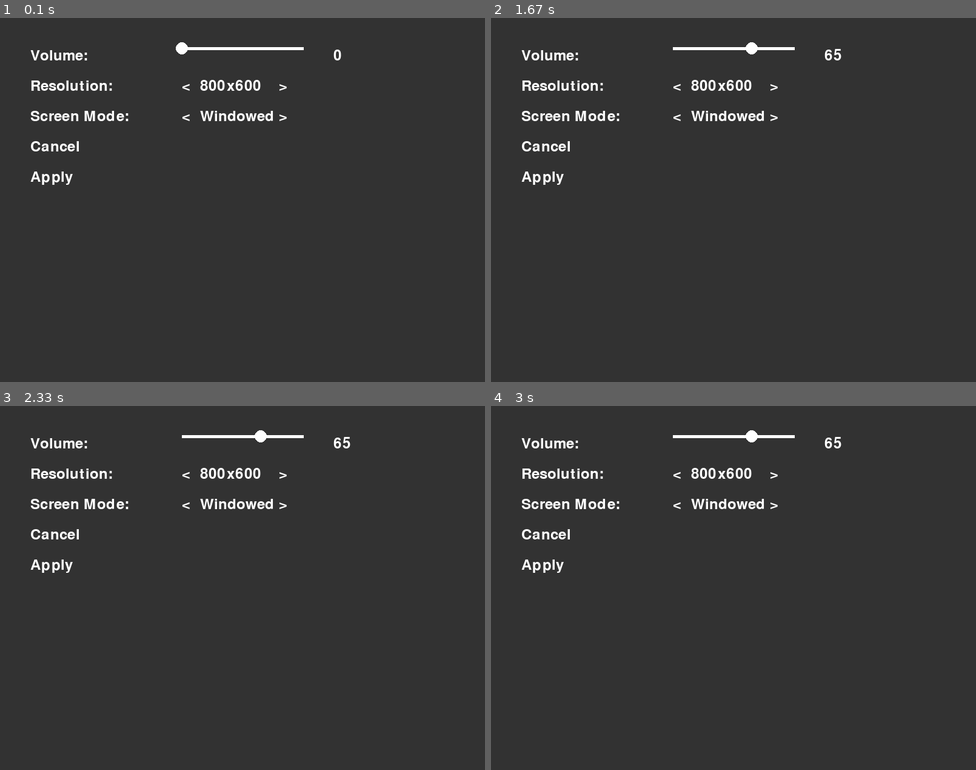
Above: before the commit, frames 1-4 (two rows, left to right).
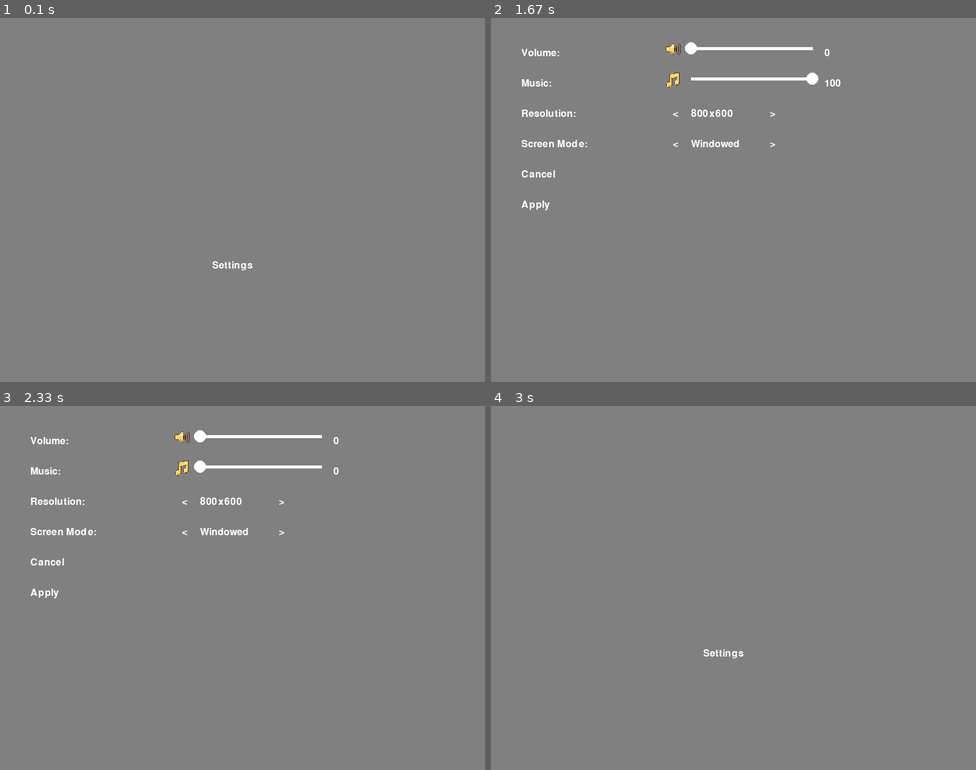
Above: after the commit, the same moments.

Repository: Kikii95/JV-Mini_Studio
Game: pygame game, started from Test_PyGame/Parametre.py
Two runs of this game, one before a commit and one after it. Both use one fixed random seed, a clock stepped at 60 frames per second and the inputs below.
Inputs (mouse positions are in pixels of both pictures, inside the frame that each line leads up to):
- Up to frame 1 (0.1 s): no input
- Up to frame 2 (1.67 s): press the mouse at (752, 47) at 0.37 s; move the mouse to (665, 167) at 0.47 s; release the mouse at (583, 287) at 0.6 s; press the mouse at (752, 79) at 1.2 s; move the mouse to (835, 207) at 1.3 s; release the mouse at (917, 338) at 1.43 s; click (723, 265) at 1.55 s, where only the run after the commit has a clickable "Settings"
- Up to frame 3 (2.33 s): press the mouse at (261, 467) at 2.03 s; move the mouse to (160, 522) at 2.13 s; release the mouse at (63, 577) at 2.27 s
- Up to frame 4 (3 s): click (617, 591) at 2.38 s; press the mouse at (583, 566) at 2.7 s; move the mouse to (646, 507) at 2.8 s; release the mouse at (714, 453) at 2.93 s

The runs differ from the first frame. In frame 1, 100% of the frame differs, in the area x 0-100%, y 0-100%; in frame 2, 100%; in frame 3, 100%; in frame 4, 100%.

Commit message:
Add files via upload

Diff:
--- a/Test_PyGame/Parametre.py
+++ b/Test_PyGame/Parametre.py
@@ -1,36 +1,84 @@
 import pygame, sys
+
 class Slider:
-    def __init__(self, min_val, max_val, x, y, width):
+    def __init__(self, min_val, max_val, x, y, width, image):
         self.min = min_val
         self.max = max_val
         self.value = min_val
         self.pos = (x, y)
         self.width = width
-        self.slider_pos = x  # Initial position of the slider
+        self.slider_pos = x
+        self.dragging = False
+        self.image = pygame.image.load(image)
+        self.image = pygame.transform.scale(self.image, (40, 40))
+
+    def start_drag(self, x, y):
+        if self.pos[0] <= x <= self.pos[0] + self.width and self.pos[1] - 20 <= y <= self.pos[1] + 20:
+            self.dragging = True
+
+    def stop_drag(self):
+        self.dragging = False
 
     def draw(self, screen):
+        screen.blit(self.image, (self.pos[0] - 50, self.pos[1] - 20))
         pygame.draw.line(screen, WHITE, self.pos, (self.pos[0] + self.width, self.pos[1]), 5)
         pygame.draw.circle(screen, WHITE, (self.slider_pos, self.pos[1]), 10)
 
     def move(self, x):
-        self.slider_pos = max(self.pos[0], min(x, self.pos[0] + self.width))
-        self.value = self.min + (self.max - self.min) * ((self.slider_pos - self.pos[0]) / self.width)
+        if self.dragging:
+            self.slider_pos = max(self.pos[0], min(x, self.pos[0] + self.width))
+            self.value = self.min + (self.max - self.min) * ((self.slider_pos - self.pos[0]) / self.width)
+
+class Button:
+    def __init__(self, text, x, y):
+        self.text = text
+        self.pos = (x, y)
+
+    def draw(self, screen):
+        draw_text(self.text, *self.pos)
+
+    def is_clicked(self, pos):
+        x, y = pos
+        text_width, text_height = FONT.size(self.text)
+        return self.pos[0] <= x <= self.pos[0] + text_width and self.pos[1] - text_height / 2 <= y <= self.pos[1] + text_height / 2
+
+class Dropdown:
+    def __init__(self, options, x, y):
+        self.options = options
+        self.current_option = options[0]
+        self.pos = (x, y)
+
+    def draw(self, screen):
+        draw_text(self.current_option, *self.pos)
+
+    def is_clicked(self, pos):
+        x, y = pos
+        text_width, text_height = FONT.size(self.current_option)
+        return self.pos[0] <= x <= self.pos[0] + text_width and self.pos[1] <= y <= self.pos[1] + text_height
+
+    def next_option(self):
+        current_index = self.options.index(self.current_option)
+        self.current_option = self.options[(current_index + 1) % len(self.options)]
 
 pygame.init()
 
-volume_slider = Slider(0, 100, 300, 50, 200)  # Create a slider from 0 to 100 at position (300, 50) with width 200
-WIDTH, HEIGHT = 800, 600
-FONT = pygame.font.Font(None, 36)
-WHITE = (255, 255, 255)
-GRAY = (50, 50, 50)
-
-screen = pygame.display.set_mode((WIDTH, HEIGHT))
+screen = pygame.display.set_mode((800, 600))
 
 settings = {
-    "volume": 50,
-    "resolution": (800, 600),
-    "screen_mode": "Windowed"
+    'volume': 50,
+    'resolution': (800, 600),
+    'screen_mode': 'Windowed',
+    'language': 'English'
 }
+
+volume_slider = Slider(0, 100, 330, 50, 200, 'Sound.png')
+music_slider = Slider(0, 100, 330, 100, 200, 'Music.png')
+language_dropdown = Dropdown(['English', 'Français'], 300, 300)
+cancel_button = Button('Cancel', 350, 250)
+apply_button = Button('Apply', 450, 300)
+FONT = pygame.font.Font(None, 24)
+WHITE = (255, 255, 255)
+GRAY = (128, 128, 128)
 
 def draw_text(text, x, y):
     img = FONT.render(text, True, WHITE)
@@ -39,39 +87,48 @@
 def draw_settings():
     screen.fill(GRAY)
     draw_text("Volume:", 50, 50)
-    draw_text(str(int(volume_slider.value)), 550, 50)  # Display the volume value
-    volume_slider.draw(screen)  # Draw the slider
-    draw_text("Resolution:", 50, 100)
-    draw_text("Screen Mode:", 50, 150)
-    draw_text("Cancel", 50, 200)
-    draw_text("Apply", 50, 250)
-    draw_text("<", 300, 100)
-    draw_text(f"{settings['resolution'][0]}x{settings['resolution'][1]}", 330, 100)
-    draw_text(">", 460, 100)
+    draw_text(str(int(volume_slider.value)), 550, 50)
+    volume_slider.draw(screen)
+
+    draw_text("Music:", 50, 100)
+    draw_text(str(int(music_slider.value)), 550, 100)
+    music_slider.draw(screen)
+
+    draw_text("Resolution:", 50, 150)
+    draw_text("Screen Mode:", 50, 200)
+    draw_text("Cancel", 50, 250)
+    draw_text("Apply", 50, 300)
+
     draw_text("<", 300, 150)
-    draw_text(settings['screen_mode'], 330, 150)
+    draw_text(f"{settings['resolution'][0]}x{settings['resolution'][1]}", 330, 150)
     draw_text(">", 460, 150)
+    draw_text("<", 300, 200)
+    draw_text(settings['screen_mode'], 330, 200)
+    draw_text(">", 460, 200)
 
 def handle_click(pos):
     x, y = pos
+    global settings_open
     if 50 <= x <= 250:
-        if 200 <= y <= 235:
-            pygame.quit()
-            sys.exit()
-        elif 250 <= y <= 285:
+        if 250 <= y <= 285:
+            settings_open = False
+        elif 300 <= y <= 335:
             apply_settings()
     elif 300 <= x <= 325:
-        if 100 <= y <= 135:
+        if 150 <= y <= 185:
             settings['resolution'] = (800, 600) if settings['resolution'] == (1024, 768) else (1024, 768)
-        elif 150 <= y <= 185:
+        elif 200 <= y <= 235:
             settings['screen_mode'] = "Fullscreen" if settings['screen_mode'] == "Windowed" else "Windowed"
     elif 460 <= x <= 485:
-        if 100 <= y <= 135:
+        if 150 <= y <= 185:
             settings['resolution'] = (1024, 768) if settings['resolution'] == (800, 600) else (800, 600)
-        elif 150 <= y <= 185:
+        elif 200 <= y <= 235:
             settings['screen_mode'] = "Windowed" if settings['screen_mode'] == "Fullscreen" else "Fullscreen"
-    if 300 <= x <= 500 and 45 <= y <= 55:  # Check if click is within the slider
-        volume_slider.move(x)  # Move the slider to the click position
+    if 300 <= x <= 500 and 45 <= y <= 55:
+        volume_slider.move(x)
+    if 300 <= x <= 500 and 95 <= y <= 105:
+        music_slider.move(x)
+
 def apply_settings():
     global screen
     if settings['screen_mode'] == "Fullscreen":
@@ -79,20 +136,47 @@
     else:
         screen = pygame.display.set_mode(settings['resolution'])
 
-# Game loop
 running = True
+
+settings_button = Button('Settings', 350, 400)
+settings_open = False
+
 while running:
     for event in pygame.event.get():
         if event.type == pygame.QUIT:
             running = False
         elif event.type == pygame.MOUSEBUTTONDOWN:
-            handle_click(pygame.mouse.get_pos())
-        elif event.type == pygame.MOUSEMOTION:  # Handle slider movement when mouse is dragged
-            if pygame.mouse.get_pressed()[0]:  # If left mouse button is pressed
-                handle_click(pygame.mouse.get_pos())
+            pos = pygame.mouse.get_pos()
+            volume_slider.start_drag(*pos)
+            music_slider.start_drag(*pos)
+            if settings_button.is_clicked(pos):
+                settings_open = not settings_open
+            elif settings_open:
+                if cancel_button.is_clicked(pos):
+                    pygame.quit()
+                    sys.exit()
+                elif apply_button.is_clicked(pos):
+                    apply_settings()
+                elif language_dropdown.is_clicked(pos):
+                    language_dropdown.next_option()
+                else:
+                    handle_click(pos)
+        elif event.type == pygame.MOUSEBUTTONUP:
+            volume_slider.stop_drag()
+            music_slider.stop_drag()
+        elif event.type == pygame.MOUSEMOTION:
+            pos = pygame.mouse.get_pos()
+            if volume_slider.dragging:
+                volume_slider.move(pos[0])
+            if music_slider.dragging:
+                music_slider.move(pos[0])
 
-    settings['volume'] = volume_slider.value  # Update the volume setting from the slider value
-    draw_settings()
+    screen.fill(GRAY)
+    settings_button.draw(screen)
+
+    if settings_open:
+        settings['volume'] = volume_slider.value
+        draw_settings()
     pygame.display.flip()
 
 pygame.quit()
--- /dev/null
+++ b/Test_PyGame/test_para.py
@@ -0,0 +1,2 @@
+import pygame
+from Parametre import SettingsMenu
Binary file added: Test_PyGame/Music.png
Binary file added: Test_PyGame/Sound.png
